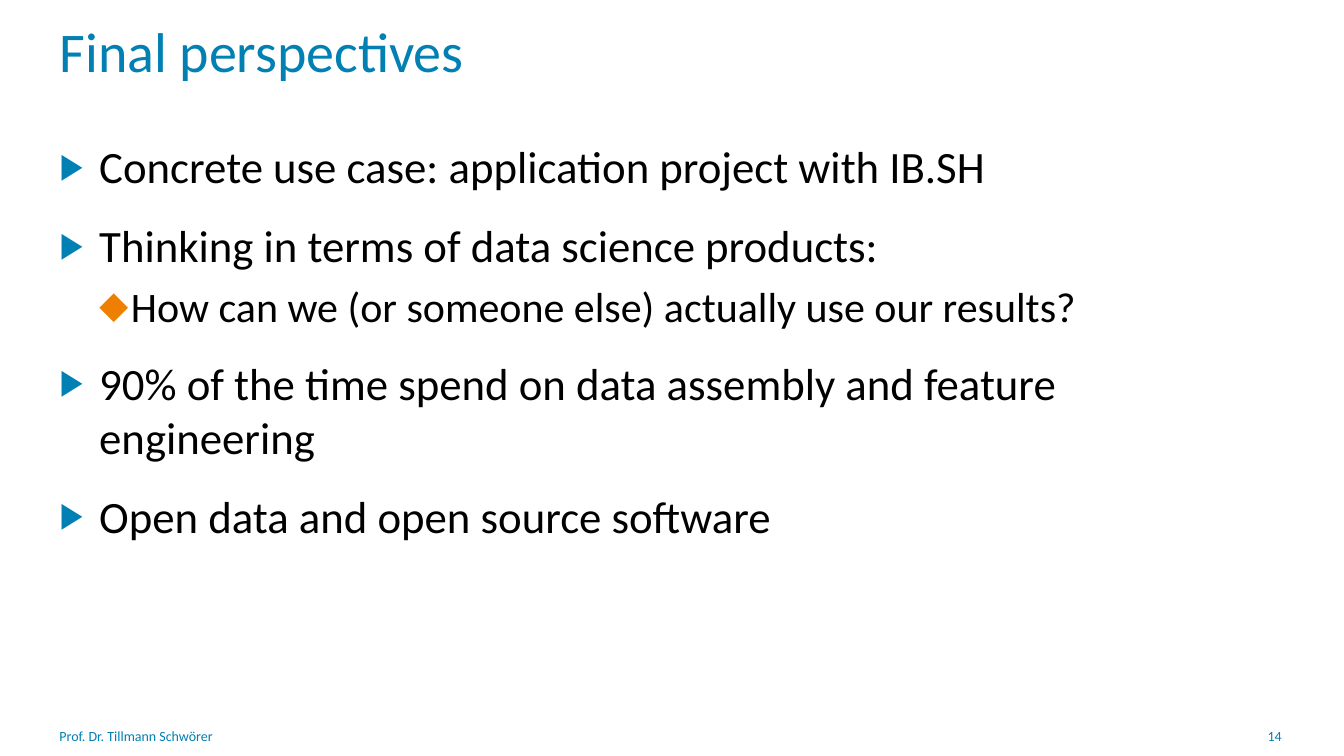
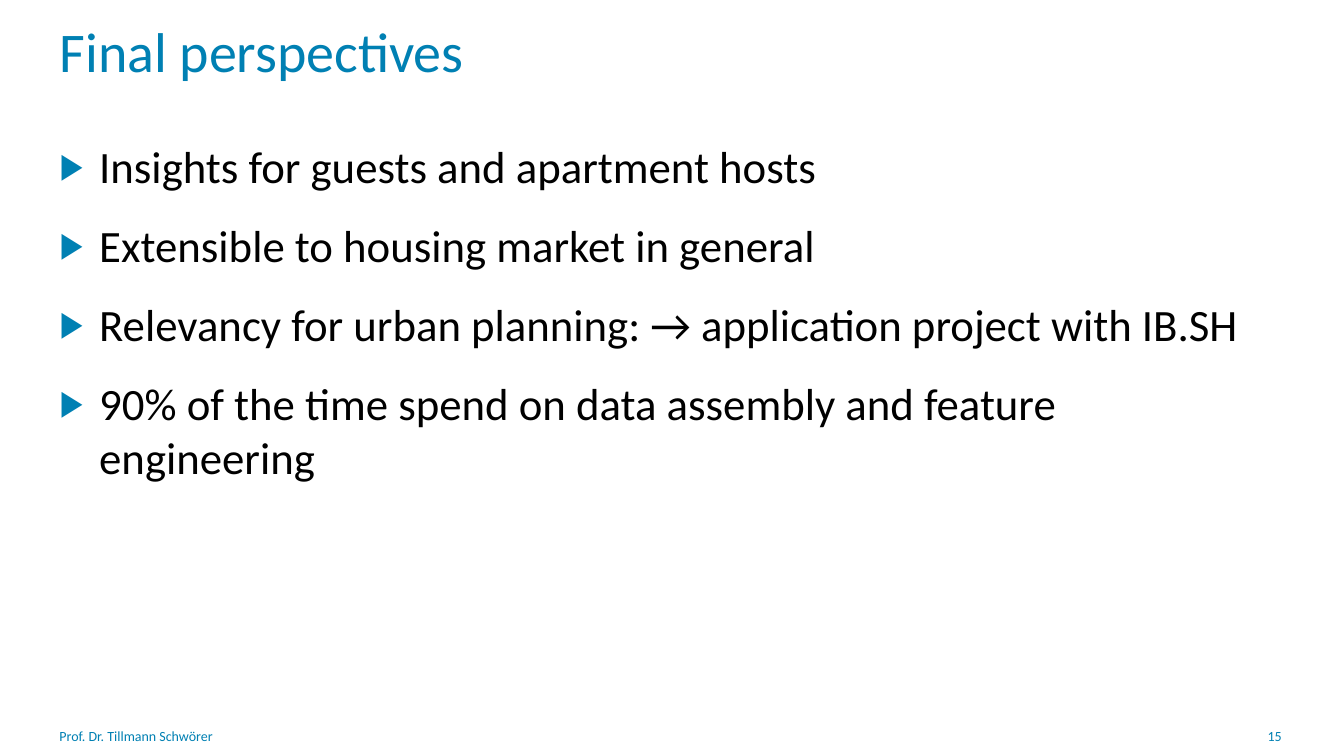
Before and after one commit to tillschwoerer/airbnb, a slide deck: slide 15 of slides/picking-holiday-flat.pptx (slide 14 before the commit). Drawn at 1344x756 pixels with LibreOffice and Linux fonts; fonts in the diff are those of the drawing; background and template pictures are left out. Boxes give left, top, right and bottom in pixels: in the first picture for what was removed or moved away, otherwise in the second. Text is boxed around its words. In the diff, an @@ line names an element or a change of style, - is before the commit and + after.

```diff
--- a/slides/picking-holiday-flat.pptx
+++ b/slides/picking-holiday-flat.pptx
@@ text at (99,152,1237,349): text changed @@
-▶ Concrete use case: application project with IB.SH
-▶ Thinking in terms of data science products:
-  ⬥ How can we (or someone else) actually use our results?
+▶ Insights for guests and apartment hosts
+▶ Extensible to housing market in general
+▶ Relevancy for urban planning: → application project with IB.SH
@@ text at (99,502,771,541): paragraph removed @@
-▶ Open data and open source software
@@ page number at (1268,732,1282,741): text changed @@
-14
+15
```
Also in this commit, not shown: 6 other slides changed, 1 slide added.
